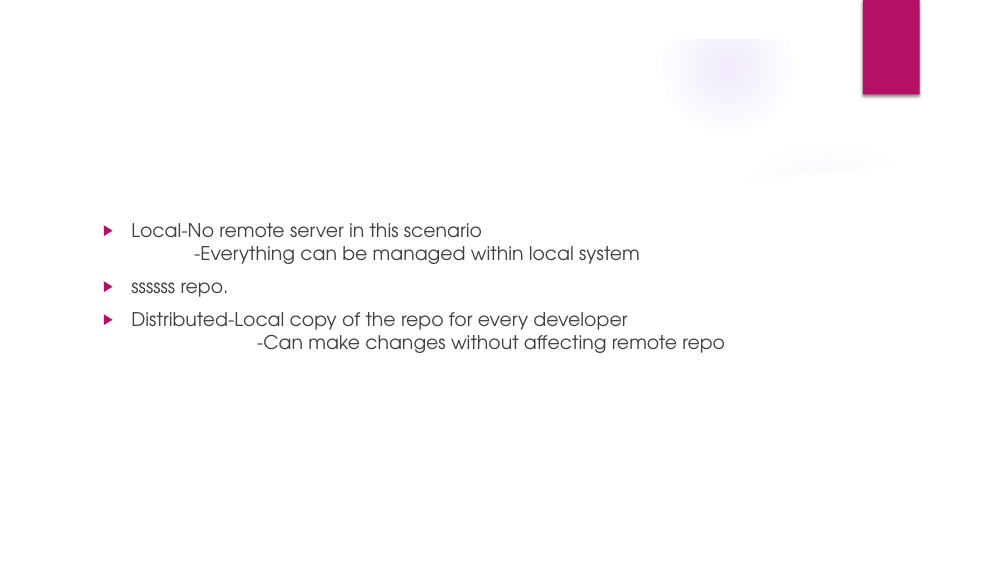
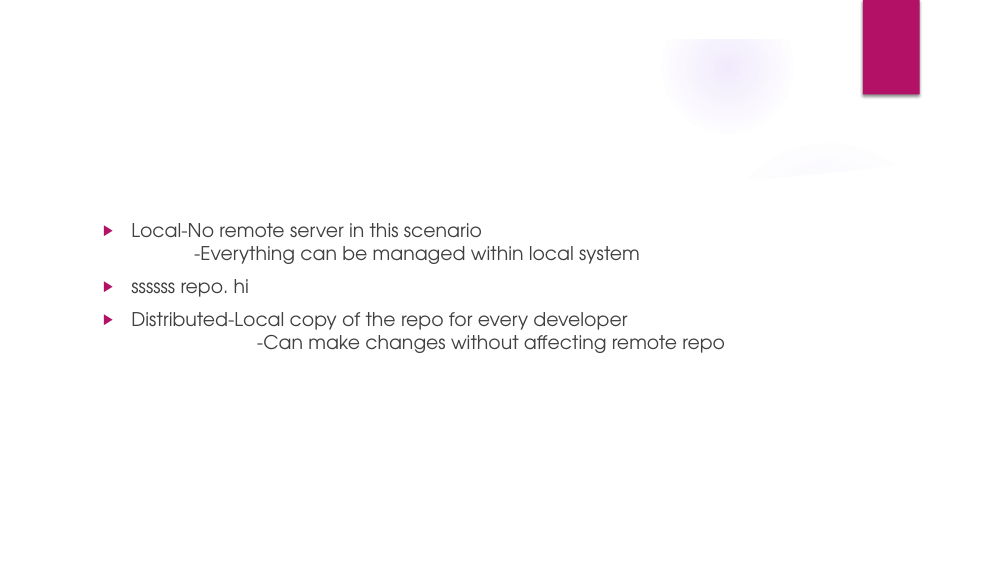
Before and after one commit to ShivakrishnanR/boys_repo, a slide deck: slide 3 of my_folder/Presentation (1).pptx. Drawn at 1008x567 pixels with LibreOffice and Linux fonts; fonts in the diff are those of the drawing; background and template pictures are left out. Boxes give left, top, right and bottom in pixels: in the first picture for what was removed or moved away, otherwise in the second. Text is boxed around its words. In the diff, an @@ line names an element or a change of style, - is before the commit and + after.

Commit message:
pptx

```diff
--- a/my_folder/Presentation (1).pptx
+++ b/my_folder/Presentation (1).pptx
@@ text at [131, 279, 249, 297]: text changed @@
-▶ ssssss repo.
+▶ ssssss repo. hi
```
